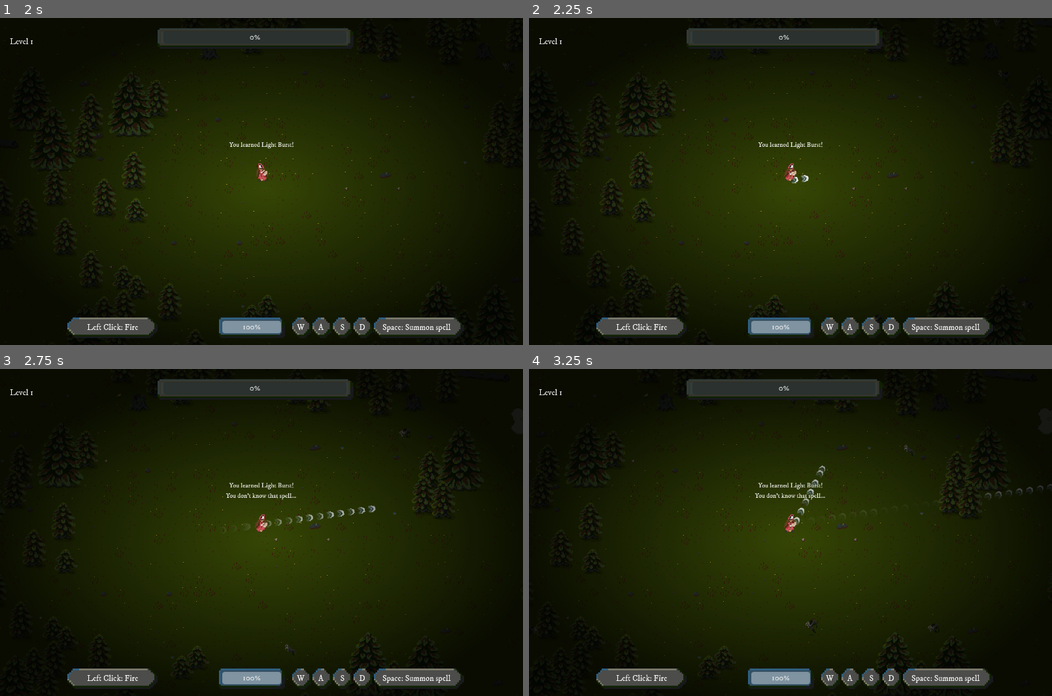
Above: before the commit, frames 1-4 (two rows, left to right).
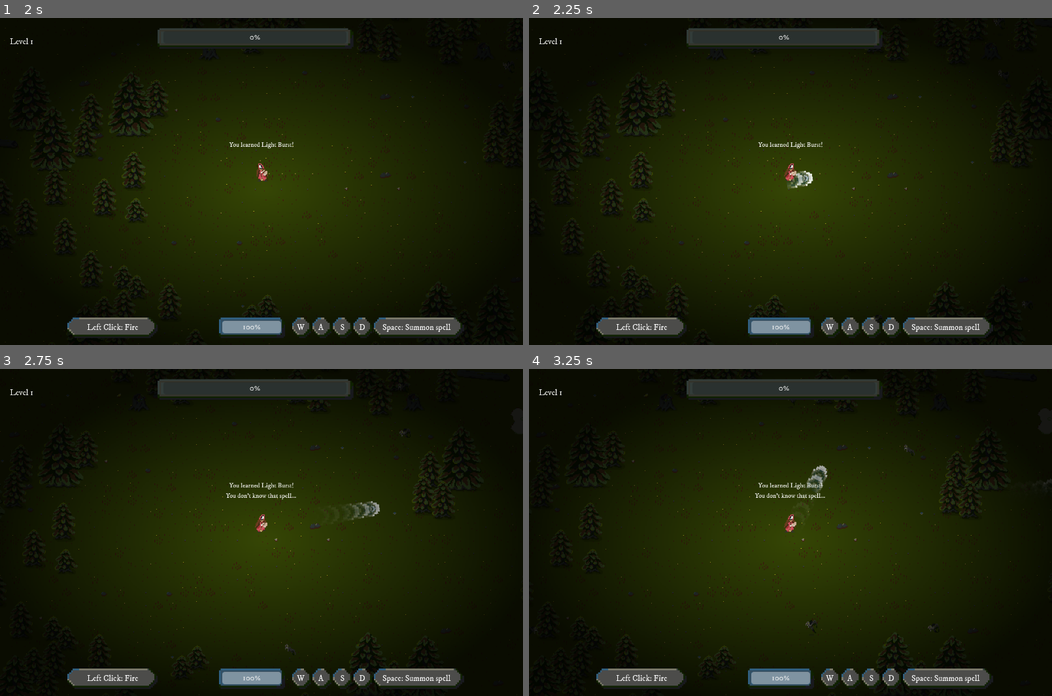
Above: after the commit, the same moments.

Repository: milestone-dev/ld55
Game: Godot game, scene res://scenes/start.tscn
The game is run twice, just before and just after one commit, with the same random seed, the same clock (stepped at 60 frames per second) and the same inputs.
Inputs (mouse positions are in pixels of both pictures, inside the frame that each line leads up to):
- Up to frame 1 (2 s): click "Start game" at 0.5 s; click "Light Burst" at 1.25 s
- Up to frame 2 (2.25 s): tap Enter at 2 s; move the mouse to (905, 165) at 2.02 s; hold D (move_right) from 2.03 s (still down); tap L (dev_allspells) at 2.1 s; click (905, 165) at 2.17 s
- Up to frame 3 (2.75 s): keep holding D (move_right); tap Space at 2.27 s
- Up to frame 4 (3.25 s): release D (move_right) at 2.75 s; drag from (685, 548) to (900, 509) at 2.77 s

Frame 1 is identical in both runs. In frame 2, 0.2% of the frame differs, in the area x 49-55%, y 46-53%; in frame 3, 0.3%, in the area x 47-73%, y 40-50%; in frame 4, 0.3%.

Commit message:
Modified basic drumhit to make it look more like soundwave

Diff:
--- a/projectile_particle.tres
+++ b/projectile_particle.tres
@@ -8,7 +8,7 @@
 curve = SubResource("Curve_hsdw5")
 
 [sub_resource type="Curve" id="Curve_gxulu"]
-_data = [Vector2(0.00666666, 0.505494), 0.0, 0.0, 0, 0, Vector2(1, 0.593407), 0.0, 0.0, 0, 0]
+_data = [Vector2(0, 0.775862), 0.0, 0.0, 0, 0, Vector2(0.794702, 0.970605), 0.0, 0.0, 0, 0]
 point_count = 2
 
 [sub_resource type="CurveTexture" id="CurveTexture_e8t7p"]
@@ -21,7 +21,7 @@
 initial_velocity_min = 14.25
 initial_velocity_max = 14.25
 gravity = Vector3(2.08165e-12, 2.08165e-12, 2.08165e-12)
-scale_min = 2.0
-scale_max = 2.0
+scale_min = 3.0
+scale_max = 3.0
 scale_curve = SubResource("CurveTexture_e8t7p")
 alpha_curve = SubResource("CurveTexture_3efl6")
--- a/resources/base_attack_spell.tres
+++ b/resources/base_attack_spell.tres
@@ -11,14 +11,16 @@
 code = ""
 description = "Default"
 weight = 1.0
+store_texture = ExtResource("3_ukdst")
+store_icon = ExtResource("2_4ymrx")
+projectile_scene = ExtResource("1_ijnos")
+projectile_behavior = 0
+area_of_effect_on_player = true
+effect_area_behavior = 0
+effect_duration = 0.0
+effect_cooldown_max = 0.0
+speed_multiplier = 0.0
+heal = 0.0
+damage_over_time = 0.0
 attack_damage = 30.0
 attack_range = 32.0
-heal = 0.0
-projectile_scene = ExtResource("1_ijnos")
-area_of_effect_on_player = true
-effect_duration = 0.0
-effect_cooldown_max = 0.0
-store_texture = ExtResource("3_ukdst")
-store_icon = ExtResource("2_4ymrx")
-projectile_behavior = 0
-effect_area_behavior = 0
--- a/scenes/projectiles/base_drum_shot.tscn
+++ b/scenes/projectiles/base_drum_shot.tscn
@@ -21,8 +21,9 @@
 
 [node name="wave_tails_emitter" type="GPUParticles2D" parent="."]
 rotation = -0.000112456
-amount = 50
 process_material = ExtResource("4_xnvfo")
 texture = ExtResource("1_8xip5")
+lifetime = 0.15
+speed_scale = 0.68
 
 [connection signal="body_entered" from="Area2D" to="." method="_on_area_2d_body_entered"]
Not shown: 1 places in projectile_particle.tres that only renumber resources
Not shown: 1 places in scenes/projectiles/base_drum_shot.tscn that only renumber resources
